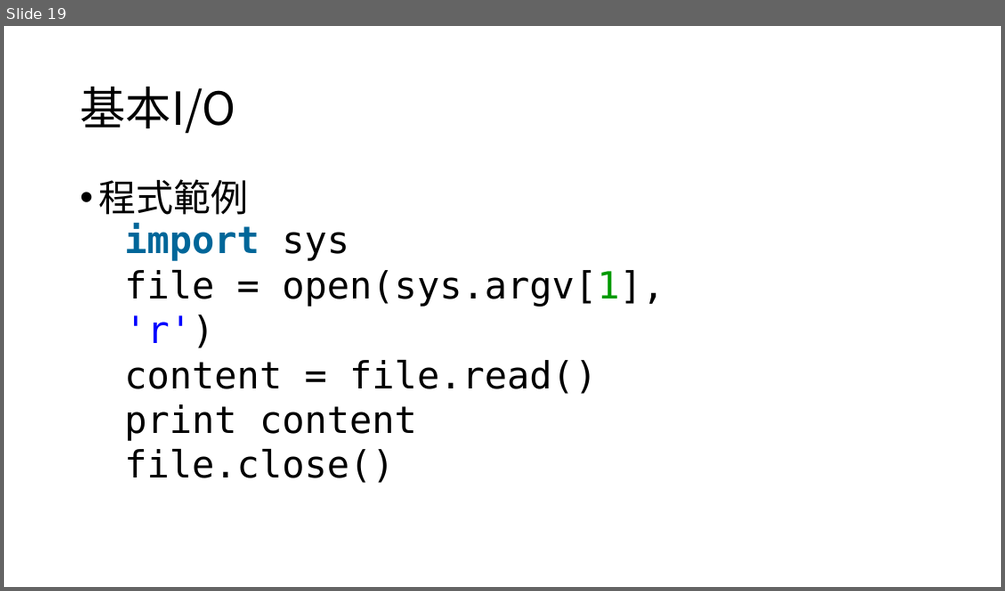
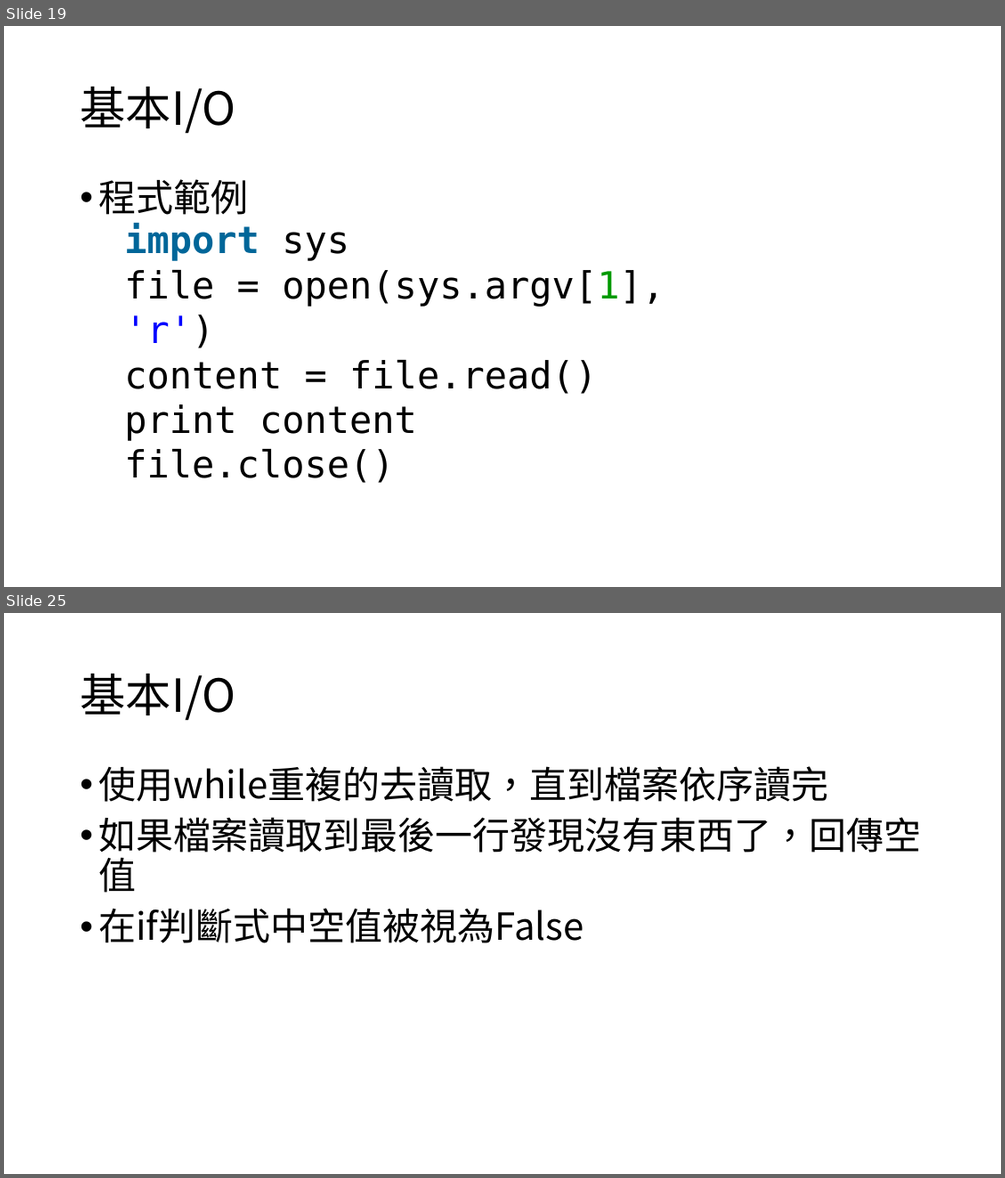
Before and after one commit to timmy61109/Python-Tutorial, a slide deck: Python程式設計入門指南.pptx. Shown one above the other, each under a label of ours: slide 19 before the commit, slides 19 and 25 after it; the slides between them are not shown. The pictures are 1005x591 and 1005x1178 pixels, drawn with LibreOffice and Linux fonts; fonts in the diff are those of the drawing. Boxes give left, top, right and bottom in pixels: in the first picture for what was removed or moved away, otherwise in the second. Text is boxed around its words. In the diff, an @@ line names an element or a change of style, - is before the commit and + after.

Commit message:
如果採用，此提交將完成基礎的Python教學

```diff
--- a/Python程式設計入門指南.pptx
+++ b/Python程式設計入門指南.pptx
@@ slide 25 added at (4, 613, 1001, 1174), background #FFFFFF @@
@@ title added at (80, 674, 235, 721), 44 pt, text #000000 @@
+基本I/O
@@ text added at (98, 766, 921, 943), 36 pt, text #000000 @@
+• 使用while重複的去讀取，直到檔案依序讀完
+• 如果檔案讀取到最後一行發現沒有東西了，回傳空值
+• 在if判斷式中空值被視為False
```
Also in this commit, not shown: 7 slides changed, 54 other slides added, 1 slide removed.
